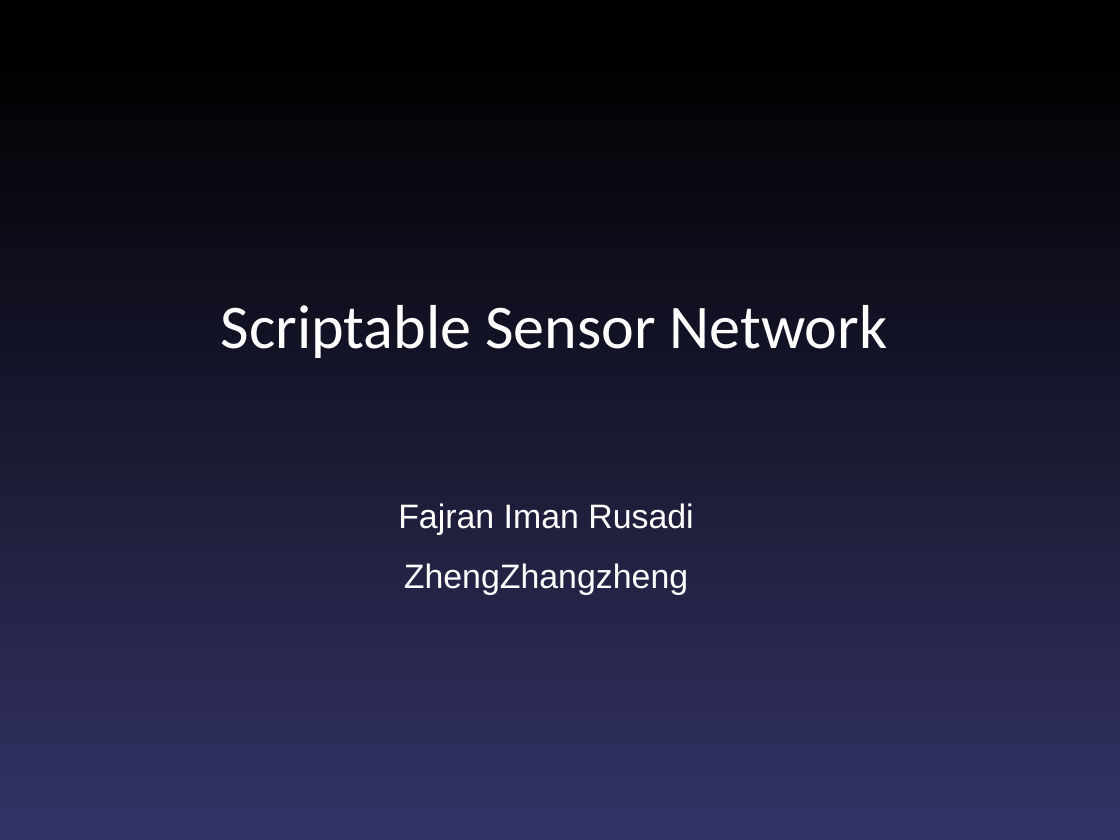
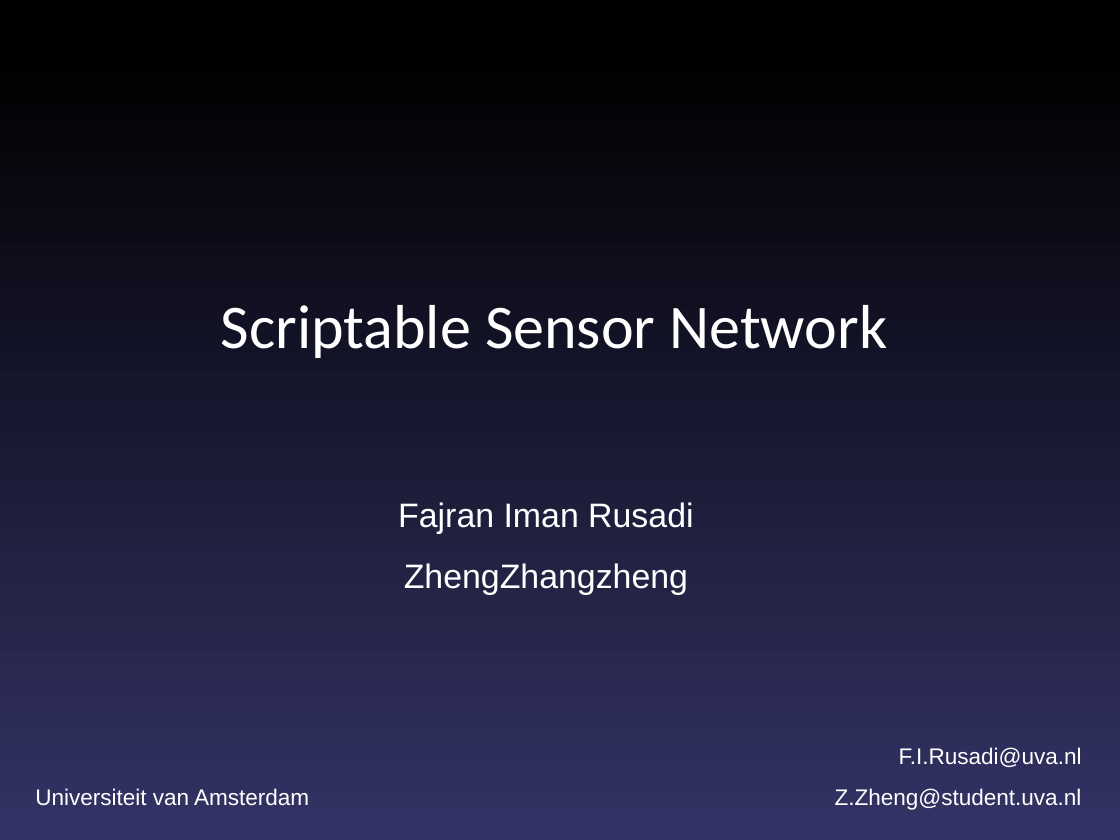
Before and after one commit to fajran/luaspot, a slide deck: slide 1 of doc/presentation/Scriptable Sensor Network.odp. Drawn at 1120x840 pixels with LibreOffice and Linux fonts; fonts in the diff are those of the drawing. Boxes give left, top, right and bottom in pixels: in the first picture for what was removed or moved away, otherwise in the second. Text is boxed around its words. In the diff, an @@ line names an element or a change of style, - is before the commit and + after.

```diff
--- a/doc/presentation/Scriptable Sensor Network.odp
+++ b/doc/presentation/Scriptable Sensor Network.odp
@@ text added at [899, 747, 1082, 767], 16 pt, text #FFFFFF @@
+F.I.Rusadi@uva.nl
@@ text added at [35, 788, 309, 806], 16 pt, text #FFFFFF @@
+Universiteit van Amsterdam
@@ text added at [835, 788, 1082, 810], 16 pt, text #FFFFFF @@
+Z.Zheng@student.uva.nl
```
Also in this commit, not shown: 10 other slides changed.
